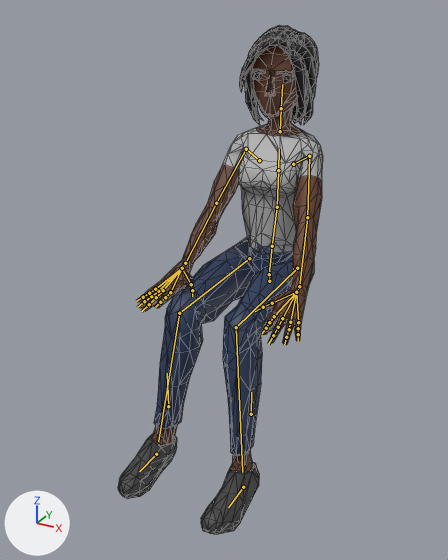
One commit to the glTF model js/models/avatars/club-crowd-f1.glb: the scene before it, then after it.
The view is the same before and after, from a camera (50 mm lens) standing at (0.86, -1.853, 1.426) and looking at (-0.021, -0.249, 0.624). Every picture has the same lights, and +X, +Y and +Z are marked at lower left. The older version comes first. Both versions are drawn at frame 287 of the action 'Seated_Low_Loop'; the numbers are the values there. The bones that change, and the others that lie on the model, are drawn over the model as lines. Mesh edges are drawn as thin lines.

Names of what the first picture shows: 'Casual_Body'.
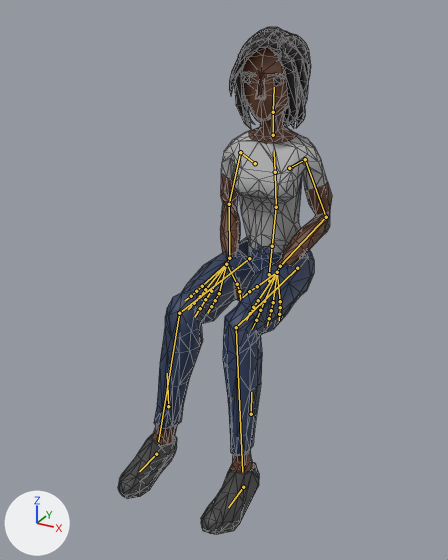
Pixel boxes (x1, y1, x2, y2) of what changed, in the pictures (448 x 560 px):
'Casual_Body', posed: before (118, 25, 323, 534); after (118, 27, 332, 534)
bone 'Abdomen', root to tip: before (272, 246) to (277, 207); after (272, 246) to (276, 207)
bone 'Torso', root to tip: before (277, 207) to (278, 170); after (276, 207) to (275, 172)
bone 'Chest', root to tip: before (278, 170) to (279, 149); after (275, 172) to (274, 151)
bone 'Neck', root to tip: before (280, 131) to (281, 108); after (273, 135) to (273, 112)
bone 'Head', root to tip: before (281, 108) to (282, 84); after (273, 112) to (274, 87)
bone 'UpperArm.L', root to tip: before (309, 156) to (307, 217); after (305, 159) to (326, 217)
bone 'LowerArm.L', root to tip: before (307, 217) to (299, 286); after (326, 217) to (280, 266)
bone 'Wrist.L', root to tip: before (299, 286) to (296, 292); after (280, 266) to (277, 272)
bone 'UpperArm.R', root to tip: before (246, 149) to (216, 203); after (240, 152) to (229, 204)
bone 'LowerArm.R', root to tip: before (216, 203) to (185, 263); after (229, 204) to (229, 258)
bone 'Wrist.R', root to tip: before (185, 263) to (182, 268); after (229, 258) to (226, 264)

Diff of the bpy script that builds the scene:
```diff
--- a/js/models/avatars/club-crowd-f1.glb.py
+++ b/js/models/avatars/club-crowd-f1.glb.py
@@ bone_abdomen @@
 bone_abdomen = bpy.data.objects['CharacterArmature'].pose.bones['Abdomen']  # child of 'Hips'
-bone_abdomen.rotation_quaternion = (1.0, 0.003, 0.001, 0.001)  # degrees (0, 0, 0)
+bone_abdomen.rotation_quaternion = (0.999, 0.036, 0.001, 0.001)  # degrees (4, 0, 0)
@@ bone_torso @@
 bone_torso = bpy.data.objects['CharacterArmature'].pose.bones['Torso']  # child of 'Abdomen'
-bone_torso.rotation_quaternion = (1.0, 0.003, 0.002, 0.001)  # degrees (0, 0, 0)
+bone_torso.rotation_quaternion = (0.999, 0.042, 0.001, 0.0)  # degrees (5, 0, 0)
@@ bone_chest @@
 bone_chest = bpy.data.objects['CharacterArmature'].pose.bones['Chest']  # child of 'Torso'
-bone_chest.rotation_quaternion = (1.0, 0.003, 0.002, 0.001)  # degrees (0, 0, 0)
+bone_chest.rotation_quaternion = (0.999, 0.042, 0.001, 0.0)  # degrees (5, 0, 0)
@@ bone_neck @@
 bone_neck = bpy.data.objects['CharacterArmature'].pose.bones['Neck']  # child of 'Chest'
-bone_neck.rotation_quaternion = (1.0, -0.004, 0.013, -0.003)  # degrees (0, 1, 0)
+bone_neck.rotation_quaternion = (0.999, -0.048, 0.013, -0.003)  # degrees (-6, 1, 0)
@@ bone_head @@
 bone_head = bpy.data.objects['CharacterArmature'].pose.bones['Head']  # child of 'Neck'
-bone_head.rotation_quaternion = (1.0, -0.007, 0.02, -0.005)  # degrees (-1, 2, -1)
+bone_head.rotation_quaternion = (0.997, -0.073, 0.018, -0.002)  # degrees (-8, 2, 0)
@@ bone_upperarm_l @@
 bone_upperarm_l = bpy.data.objects['CharacterArmature'].pose.bones['UpperArm.L']  # child of 'Shoulder.L'
-bone_upperarm_l.rotation_quaternion = (0.782, -0.507, 0.015, -0.361)  # degrees (-59, -20, -38)
+bone_upperarm_l.rotation_quaternion = (0.809, -0.579, -0.073, 0.076)  # degrees (-71, -2, 12)
@@ bone_lowerarm_l @@
 bone_lowerarm_l = bpy.data.objects['CharacterArmature'].pose.bones['LowerArm.L']  # child of 'UpperArm.L'
-bone_lowerarm_l.rotation_quaternion = (0.996, -0.018, 0.076, 0.04)  # degrees (-2, 9, 4)
+bone_lowerarm_l.rotation_quaternion = (0.675, -0.12, 0.476, -0.551)  # degrees (-53, 31, -94)
@@ bone_wrist_l @@
 bone_wrist_l = bpy.data.objects['CharacterArmature'].pose.bones['Wrist.L']  # child of 'LowerArm.L'
-bone_wrist_l.rotation_quaternion = (0.919, 0.216, 0.206, -0.257)  # degrees (19, 29, -26)
+bone_wrist_l.rotation_quaternion = (0.952, 0.141, 0.243, 0.121)  # degrees (21, 25, 19)
@@ bone_upperarm_r @@
 bone_upperarm_r = bpy.data.objects['CharacterArmature'].pose.bones['UpperArm.R']  # child of 'Shoulder.R'
-bone_upperarm_r.rotation_quaternion = (0.782, -0.504, -0.01, 0.366)  # degrees (-58, 21, 39)
+bone_upperarm_r.rotation_quaternion = (0.804, -0.586, 0.08, -0.06)  # degrees (-73, 3, -11)
@@ bone_lowerarm_r @@
 bone_lowerarm_r = bpy.data.objects['CharacterArmature'].pose.bones['LowerArm.R']  # child of 'UpperArm.R'
-bone_lowerarm_r.rotation_quaternion = (-0.996, 0.017, 0.075, 0.04)  # degrees (-2, -9, -4)
+bone_lowerarm_r.rotation_quaternion = (-0.69, 0.112, 0.475, -0.535)  # degrees (-52, -32, 92)
@@ bone_wrist_r @@
 bone_wrist_r = bpy.data.objects['CharacterArmature'].pose.bones['Wrist.R']  # child of 'LowerArm.R'
-bone_wrist_r.rotation_quaternion = (0.922, 0.21, -0.205, 0.253)  # degrees (19, -29, 26)
+bone_wrist_r.rotation_quaternion = (0.953, 0.136, -0.245, -0.115)  # degrees (20, -26, -19)
```
